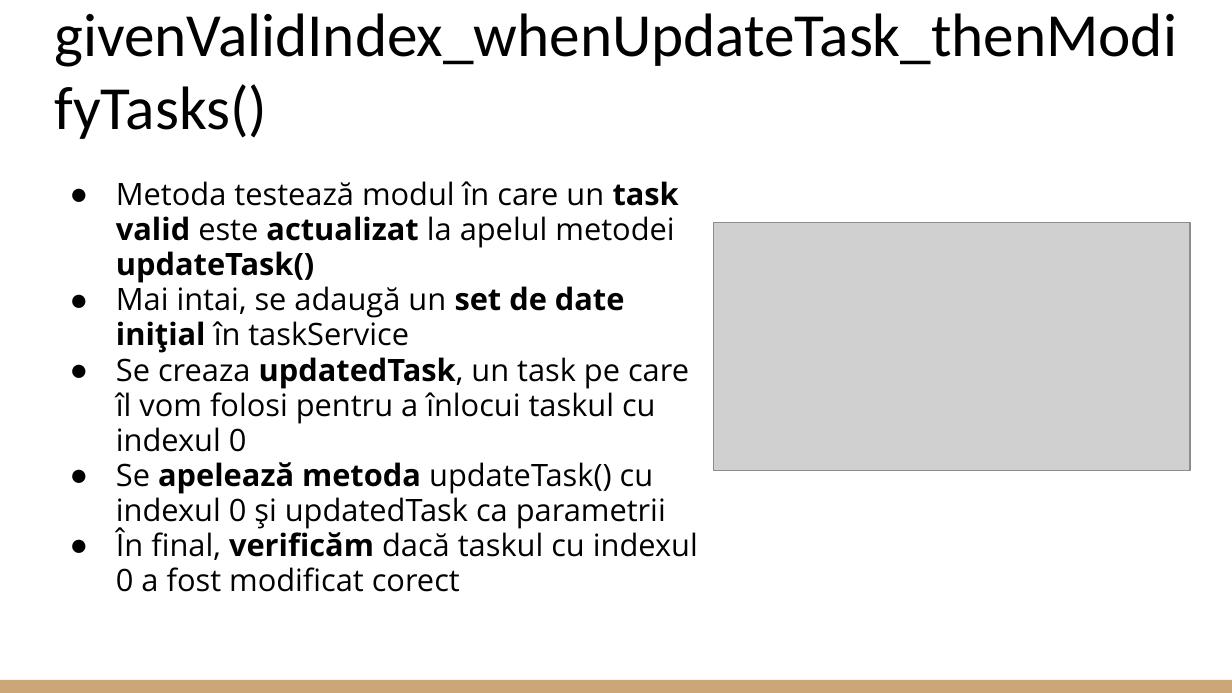
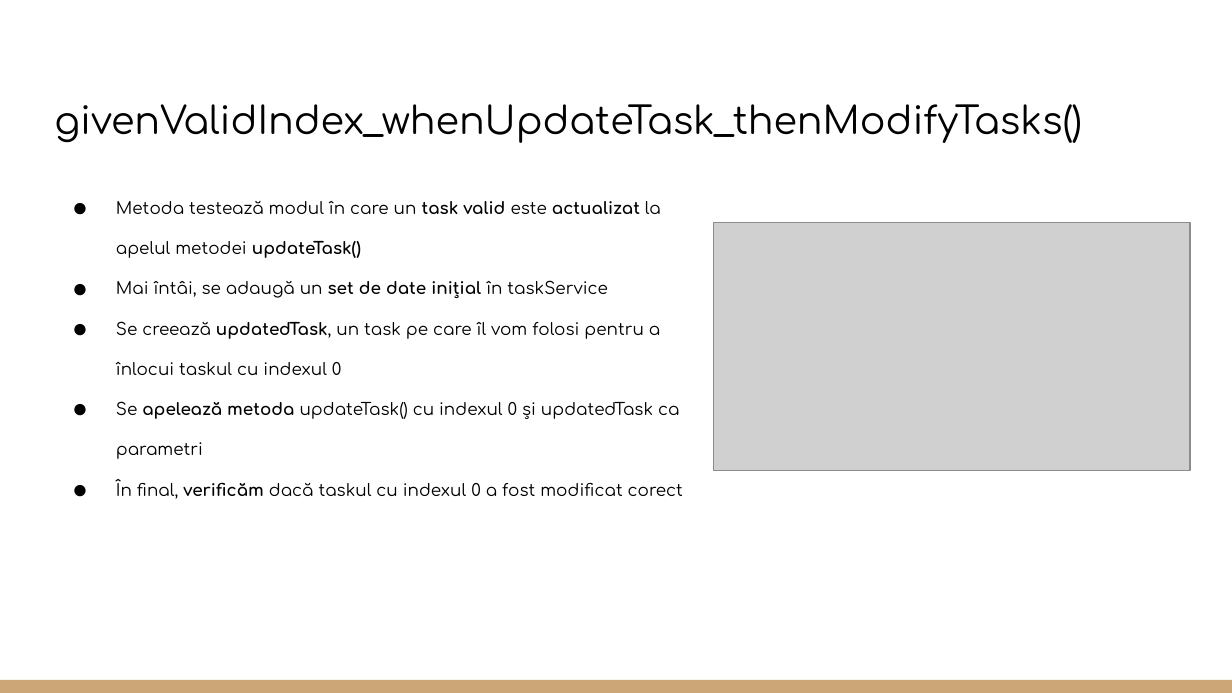
Before and after one commit to CoCodrilo1710/Proiect_TSS, a slide deck: slide 12 of Testare Unitara in Java.pptx (slide 6 before the commit). Drawn at 1232x693 pixels with LibreOffice and Linux fonts; fonts in the diff are those of the drawing; grey boxes stand for pictures. Boxes give left, top, right and bottom in pixels: in the first picture for what was removed or moved away, otherwise in the second. Text is boxed around its words. In the diff, an @@ line names an element or a change of style, - is before the commit and + after.

```diff
--- a/Testare Unitara in Java.pptx
+++ b/Testare Unitara in Java.pptx
@@ title "givenValidIndex_whenUpdateTask_thenModifyTasks()" at (x1=54, y1=104, x2=1082, y2=143): size 35.8 to 22.2 pt, font Calibri to Comfortaa @@
@@ text at (x1=116, y1=201, x2=683, y2=499): size 18 to 9.8 pt, font Open Sans to Comfortaa in "Metoda testează modul în care un task ...", "În final, verificăm dacă taskul cu indexul ..."; indent changed; line spacing 0.95 to 2 @@
@@ text at (x1=116, y1=280, x2=679, y2=459): text changed; size 18 to 9.8 pt; font Open Sans to Comfortaa @@
-● Mai intai, se adaugă un set de date inițial în taskService
-● Se creaza updatedTask, un task pe care îl vom folosi pentru a înlocui taskul cu indexul 0
-● Se apelează metoda updateTask() cu indexul 0 și updatedTask ca parametrii
+● Mai întâi, se adaugă un set de date inițial în taskService
+● Se creează updatedTask, un task pe care îl vom folosi pentru a înlocui taskul cu indexul 0
+● Se apelează metoda updateTask() cu indexul 0 și updatedTask ca parametri
```
Also in this commit, not shown: 24 other slides changed, 19 slides added, 4 slides removed.
